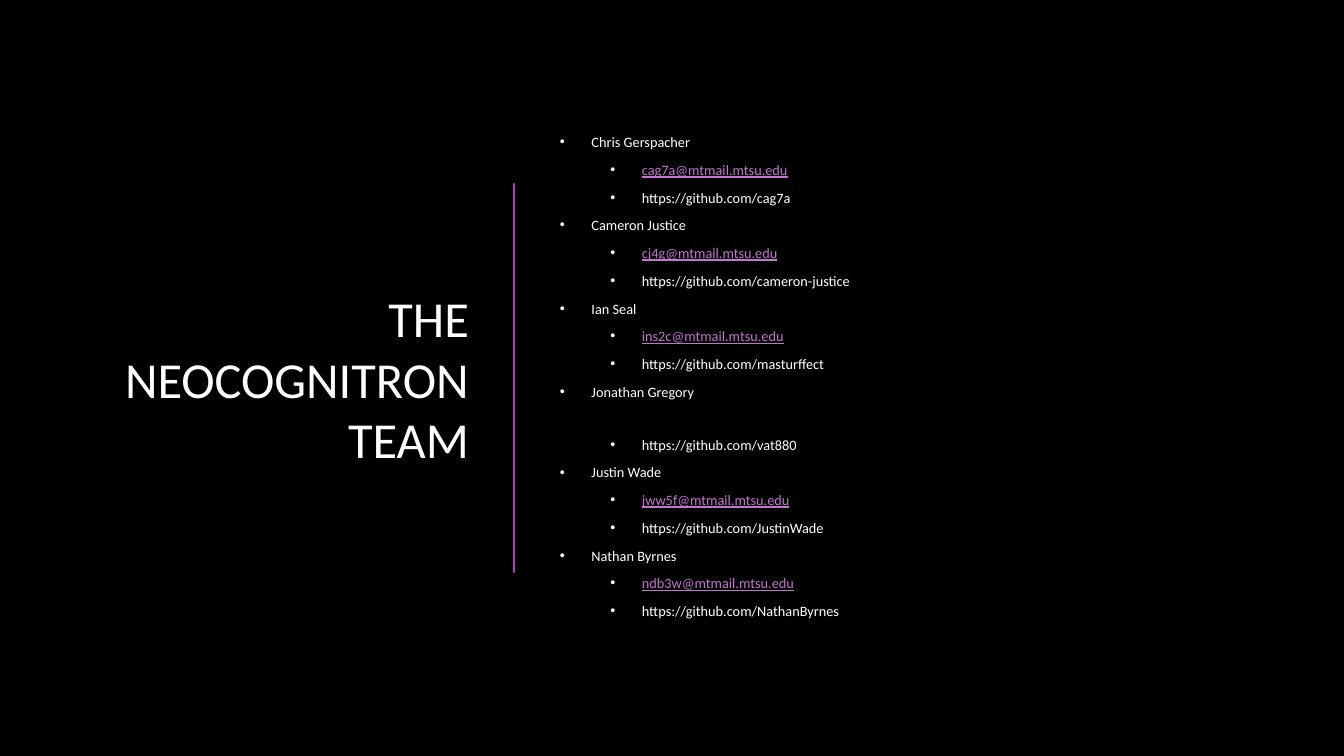
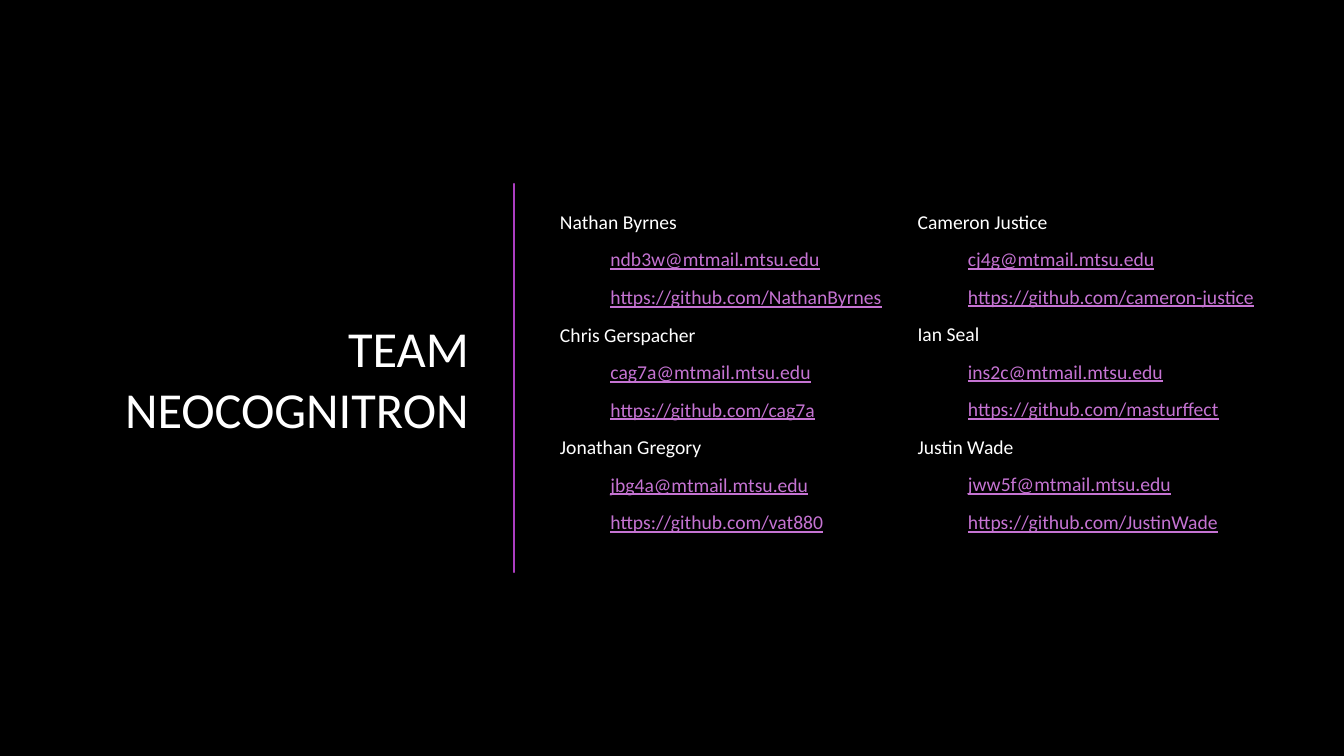
Before and after one commit to CSCI4850/S20-team3-project, a slide deck: slide 2 of Presentation.pptx. Drawn at 1344x756 pixels with LibreOffice and Linux fonts; fonts in the diff are those of the drawing; background and template pictures are left out. Boxes give left, top, right and bottom in pixels: in the first picture for what was removed or moved away, otherwise in the second. Text is boxed around its words. In the diff, an @@ line names an element or a change of style, - is before the commit and + after.

Commit message:
Presentation Update

```diff
--- a/Presentation.pptx
+++ b/Presentation.pptx
@@ text at (x1=591, y1=137, x2=791, y2=206): paragraphs removed @@
-• Chris Gerspacher
-  • cag7a@mtmail.mtsu.edu
-  • https://github.com/cag7a
@@ text "Cameron Justice" moved from (x1=591, y1=137, x2=850, y2=619) to (x1=918, y1=215, x2=1254, y2=533) @@
@@ text "Cameron Justice" at (x1=918, y1=215, x2=1254, y2=533): size 10.2 to 14 pt; text colour #FFFFFF to #C573D2, underline on in "https://github.com/cameron-justice", "https://github.com/masturffect", "https://github.com/JustinWade"; bullet • to none; line spacing 0.8 to 1; vertical alignment middle to top @@
@@ text added at (x1=560, y1=215, x2=881, y2=533), 14 pt, text #C573D2, underline @@
+Nathan Byrnes
+  ndb3w@mtmail.mtsu.edu
+  https://github.com/NathanByrnes
+Chris Gerspacher
+  cag7a@mtmail.mtsu.edu
+  https://github.com/cag7a
+Jonathan Gregory
+  jbg4a@mtmail.mtsu.edu
+  https://github.com/vat880
@@ title at (x1=125, y1=334, x2=469, y2=429): text changed @@
-THE NEOCOGNITRON TEAM
+TEAM
+NEOCOGNITRON
@@ text at (x1=591, y1=387, x2=797, y2=453): paragraphs removed @@
-• Jonathan Gregory
-  • https://github.com/vat880
@@ text at (x1=591, y1=551, x2=839, y2=619): paragraphs removed @@
-• Nathan Byrnes
-  • ndb3w@mtmail.mtsu.edu
-  • https://github.com/NathanByrnes
```
Also in this commit, not shown: 4 other slides changed, 7 slides added, 2 slides removed.
